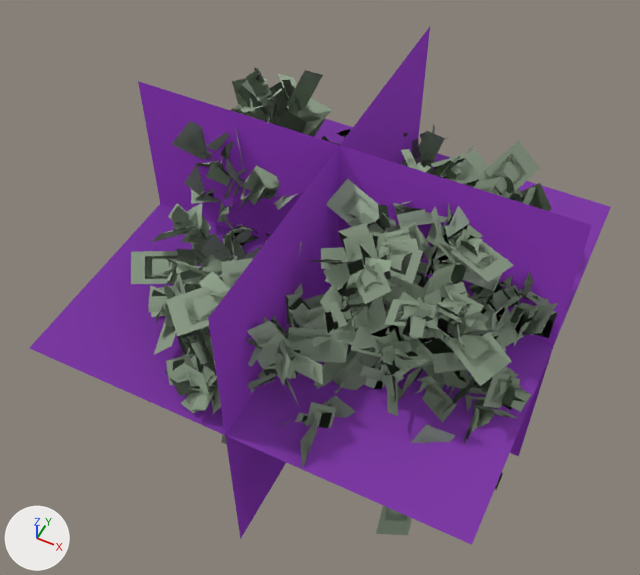
Renders of the glTF model data/models/board/vegetation/foliage-highland-3.glb from each side of a commit.
The view is the same before and after, from a 50 mm camera at (13.2, -28.3, 43.4) aimed at (-0.6, -0.8, 8.9). Arrows for +X, +Y and +Z are at lower left; the lights stay in place. The older version comes first. Where no turn or scale is listed for an object, it has been applied to the vertices. Vertices at exactly the same position are counted once.

Objects in the first picture: 'foliage-highland-3-lod0.001', 'foliage-highland-3-lod1.001', 'foliage-highland-3-lod2.001', 'foliage-highland-3-lod3.001'.
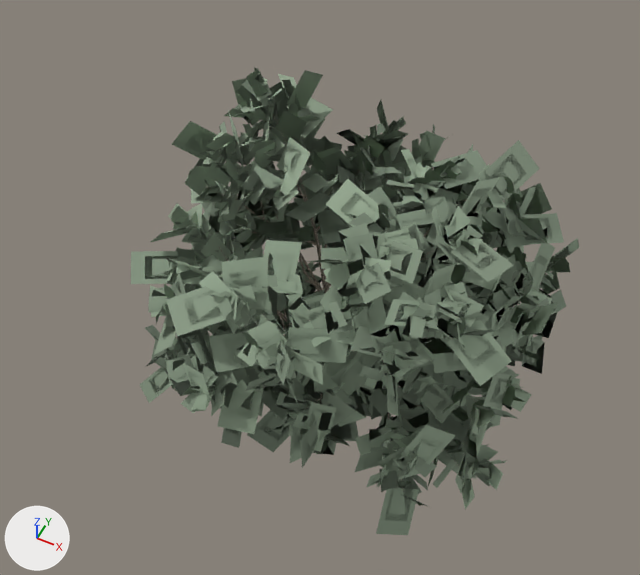
The edits, one by one:
me_foliage_highland_3_lod3 has 12 vertices, 6 faces and spans x -10.8..11.4, y -11.2..10.8, z 0.0..18.0.
me_foliage_highland_3_lod3 is used by ob_foliage_highland_3_lod3_001; location (0.0, 0.0, 0.0).
me_foliage_highland_3_lod3 part 1: the loose piece of 4 vertices spanning x -10.8..11.4, y -11.2..10.8, z 10.0 is moved by (0.0, 0.0, -0.4).
me_foliage_highland_3_lod3 part 2: 6 faces centred in x -3.4..4.0, y -3.9..3.5, z 6.0..12.0 are repainted in the vertex colours; the middle colour goes from purple #bf47ff to pink #fa2ccc.

Where the change shows, as pixel boxes [x1, y1, x2, y2] in the pictures (640 x 575 px; the box of a moved part takes in the faces that stretch with it):
'foliage-highland-3-lod3.001', reshaped, recoloured (not visible afterwards): before [30, 27, 611, 545]
part 1 of me_foliage_highland_3_lod3, moved or reshaped (not visible afterwards): before [30, 118, 611, 545]
part 2 of me_foliage_highland_3_lod3, recoloured (purple): before [30, 27, 611, 545]
